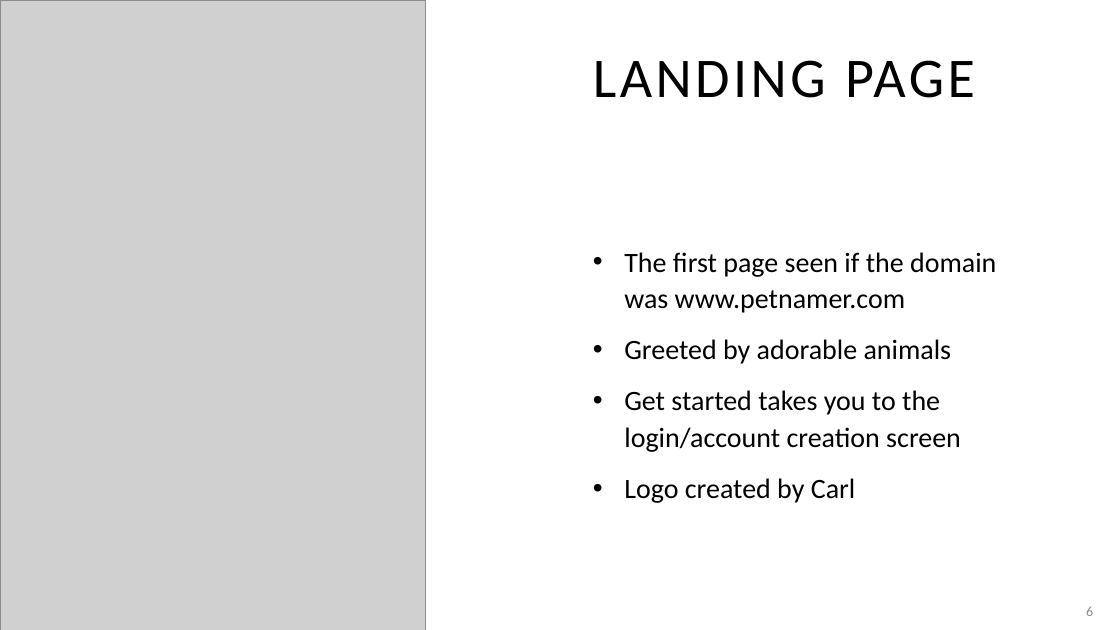
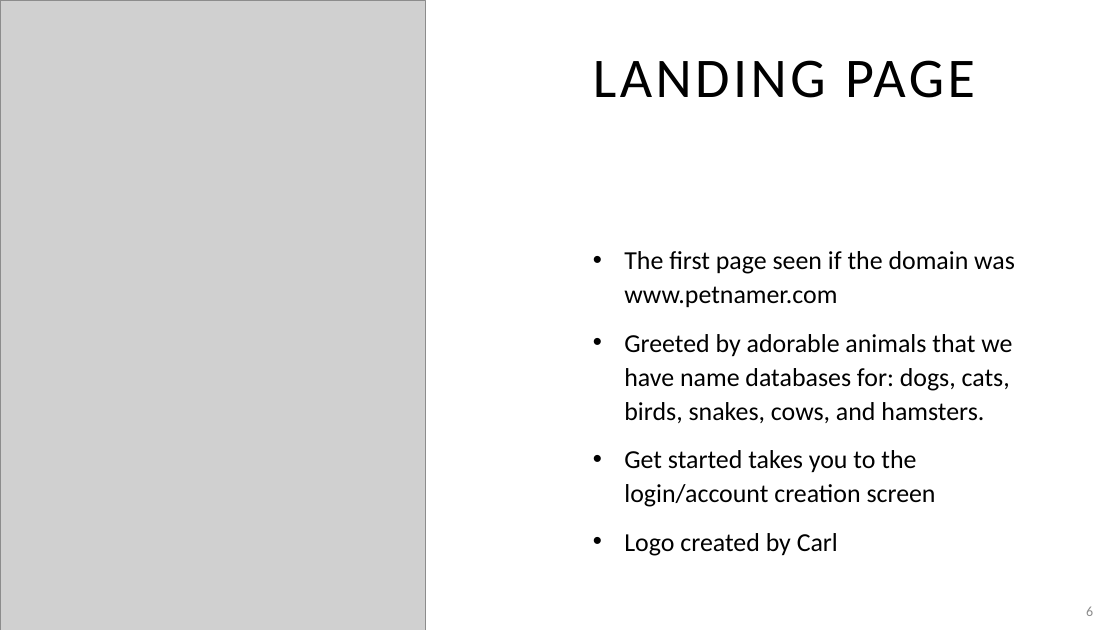
Before and after one commit to adriaonline/CPT200SP24-Team1, a slide deck: slide 6 of Phase 3 Docs/Phase 3 - Presentation.pptx. Drawn at 1120x630 pixels with LibreOffice and Linux fonts; fonts in the diff are those of the drawing; grey boxes stand for pictures. Boxes give left, top, right and bottom in pixels: in the first picture for what was removed or moved away, otherwise in the second. Text is boxed around its words. In the diff, an @@ line names an element or a change of style, - is before the commit and + after.

```diff
--- a/Phase 3 Docs/Phase 3 - Presentation.pptx
+++ b/Phase 3 Docs/Phase 3 - Presentation.pptx
@@ text at box(624, 251, 1015, 556): size 24 to 22.2 pt in "The first page seen if the domain ...", "Get started takes you to the login/account ...", "Logo created by Carl" @@
@@ text at box(624, 334, 1012, 423): text changed; size 24 to 22.2 pt @@
-• Greeted by adorable animals
+• Greeted by adorable animals that we have name databases for: dogs, cats, birds, snakes, cows, and hamsters.
```
Also in this commit, not shown: 2 other slides changed, 4 other files.
